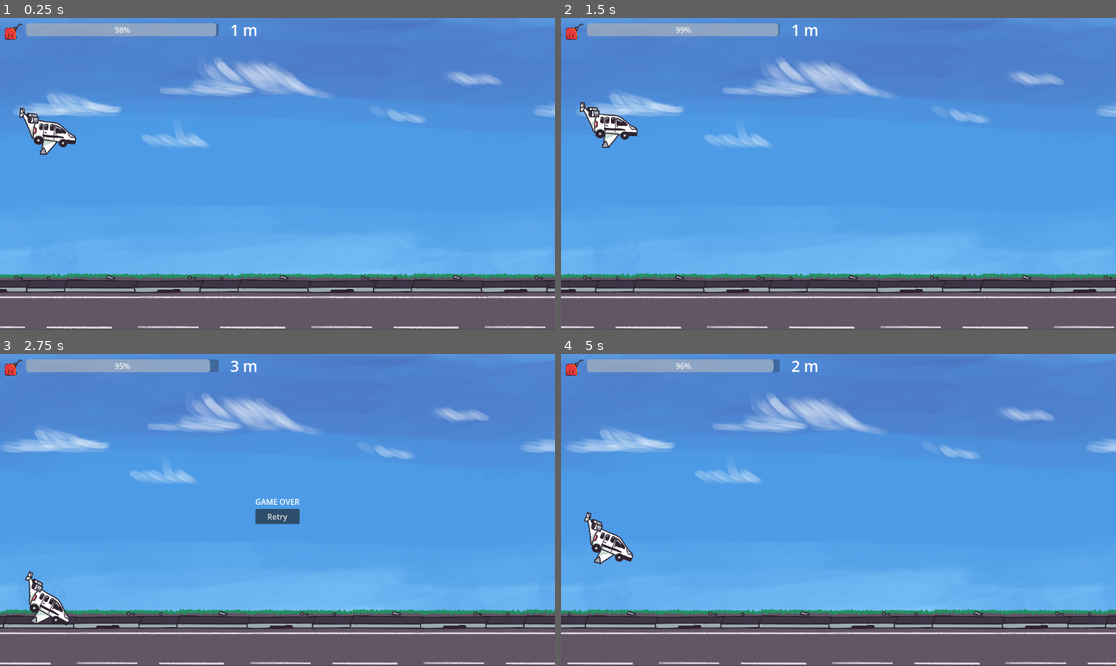
Above: before the commit, frames 1-4 (two rows, left to right).
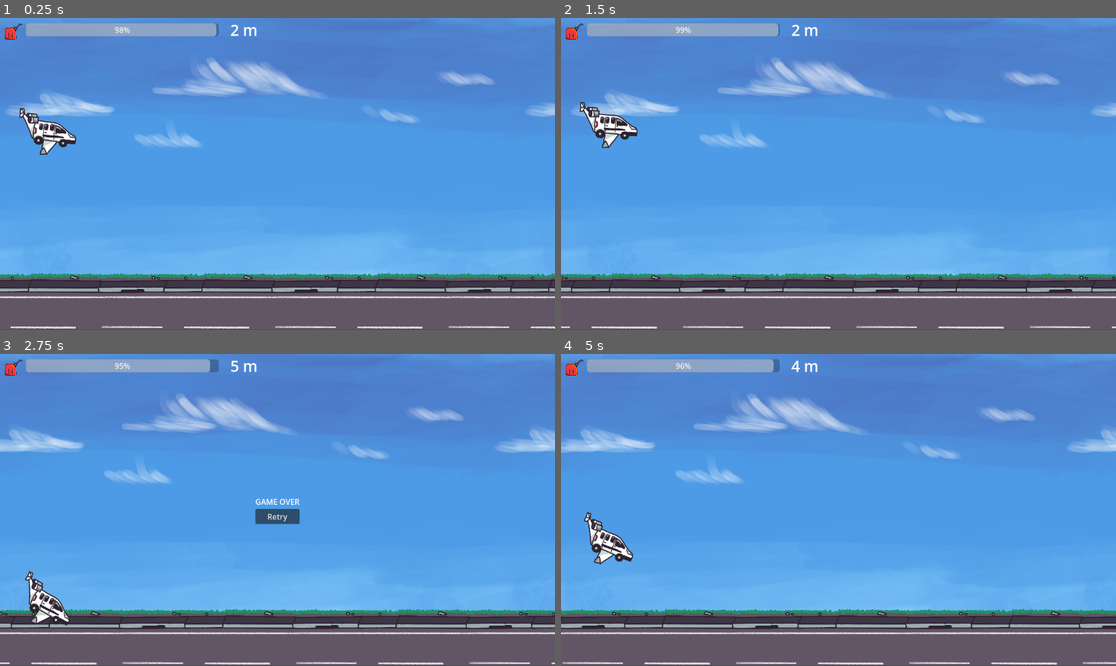
Above: after the commit, the same moments.

Repository: YannLeon/kerosene
Game: Godot game, scene res://scenes/main.tscn
Same seed, same stepped clock (60 frames per second), same inputs: the game is played once before the commit and once after it.
Inputs:
- Up to frame 1 (0.25 s): no input
- Up to frame 2 (1.5 s): tap Enter (ui_accept) at 0.5, 0.77 s; click "Retry" at 1.25 s
- Up to frame 3 (2.75 s): tap Enter (ui_accept) at 2.27 s
- Up to frame 4 (5 s): click "Retry" at 2.75 s; click "Retry" at 4.25 s

The runs differ from the first frame. In frame 1, 3.9% of the frame differs, in the area x 0-100%, y 2-100%; in frame 2, 3.0%; in frame 3, 5.9%; in frame 4, 5.6%.

Commit message:
add accélération

Diff:
--- a/scenes/ennemy_spawner.gd
+++ b/scenes/ennemy_spawner.gd
@@ -4,6 +4,7 @@
 @export var min_spawn_time: float = 4.0
 @export var max_spawn_time: float = 9.0
 @export var vertical_margin: float = 15.0
+var spawn_rate_scale := 1.0
 
 @onready var spawn_timer: Timer = $SpawnTimer
 var camera: Camera2D
@@ -32,7 +33,11 @@
 
 	_set_random_spawn_time()
 
+func set_spawn_rate_scale(scale: float) -> void:
+	spawn_rate_scale = clamp(scale, 0.5, 3.0)  # Prevent too fast or slow
+
 func _set_random_spawn_time():
-	spawn_timer.wait_time = randf_range(min_spawn_time, max_spawn_time)
-	print(spawn_timer.wait_time)
+	var scaled_min = min_spawn_time / spawn_rate_scale
+	var scaled_max = max_spawn_time / spawn_rate_scale
+	spawn_timer.wait_time = randf_range(scaled_min, scaled_max)
 	spawn_timer.start()
--- a/scenes/main.gd
+++ b/scenes/main.gd
@@ -4,22 +4,35 @@
 @onready var meter_score: Label = $HUD/VBoxContainer/MarginContainer/HBoxContainer/MarginContainer/MeterScore
 @onready var player: Node2D = $Player
 @onready var camera: Camera2D = $Camera2D
+@onready var ennemy_spawner: Node2D = %EnnemySpawner
 
 var speed: float = 200.0
+const party_acceleration: float = 2.00  # Tune this to balance difficulty
 
 func _ready() -> void:
 	fuel_bar.value = FuelStore.fuelAmount
 	randomize()
 
 func _process(delta: float) -> void:
+	var meters: int = round(player.position.x / 100)
+
+	# 💨 Increase speed with distance
+	speed = max(200.0 + meters * party_acceleration,500)
+
+	# 🧠 Inform the spawner to speed up enemy rate
+	if ennemy_spawner.has_method("set_spawn_rate_scale"):
+		ennemy_spawner.set_spawn_rate_scale(1.0 + max(meters * party_acceleration,800) * 0.01)
+
+	# 🎮 Move player and camera
 	var movement = Vector2(speed * delta, 0)
 	player.position += movement
 	camera.position += movement
 
+	# 🔋 Fuel logic
 	FuelStore.add_fuel(-5 * delta)
 	fuel_bar.value = FuelStore.fuelAmount
 
-	var meters: int = round(player.position.x / 100)
+	# 📏 Update score display
 	meter_score.text = str(meters) + " m"
 
 func _on_death_zone_body_entered(body: Node2D) -> void:
--- a/scenes/main.tscn
+++ b/scenes/main.tscn
@@ -106,8 +106,9 @@
 enemy_scene = ExtResource("9_choun")
 
 [node name="EnnemySpawner" parent="." instance=ExtResource("8_85g3d")]
+unique_name_in_owner = true
 enemy_scene = ExtResource("10_choun")
-min_spawn_time = 3.0
-max_spawn_time = 7.0
+min_spawn_time = 2.0
+max_spawn_time = 6.0
 
 [connection signal="body_entered" from="DeathZone" to="." method="_on_death_zone_body_entered"]
